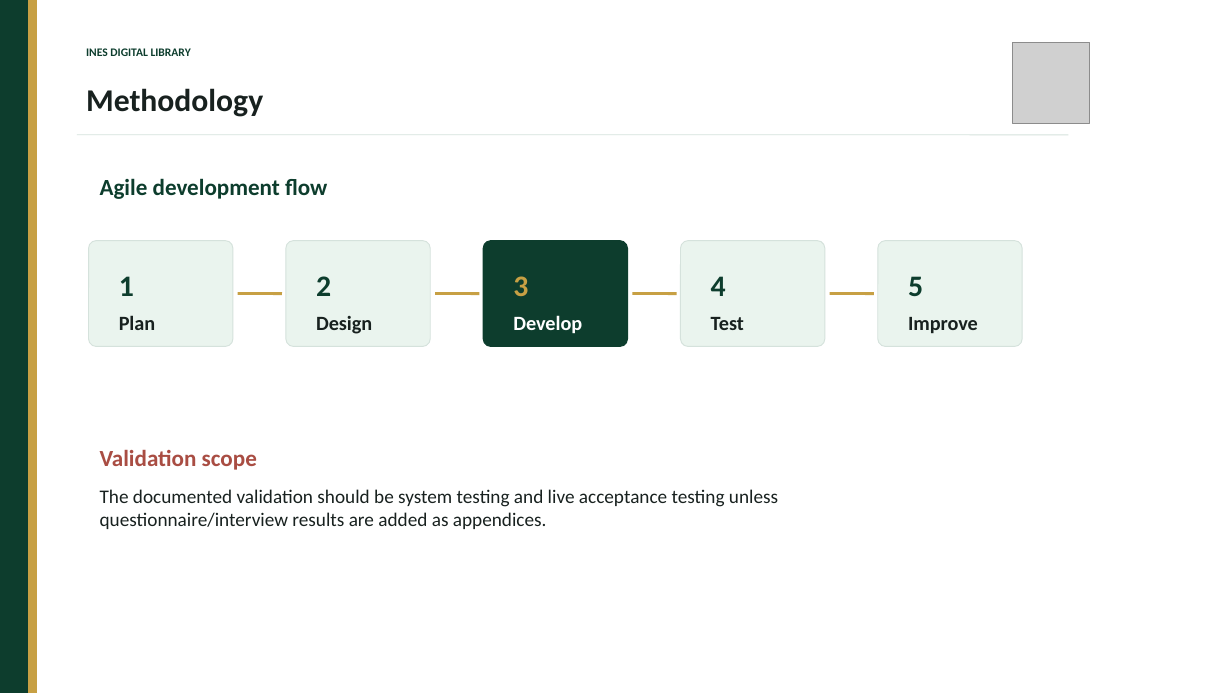
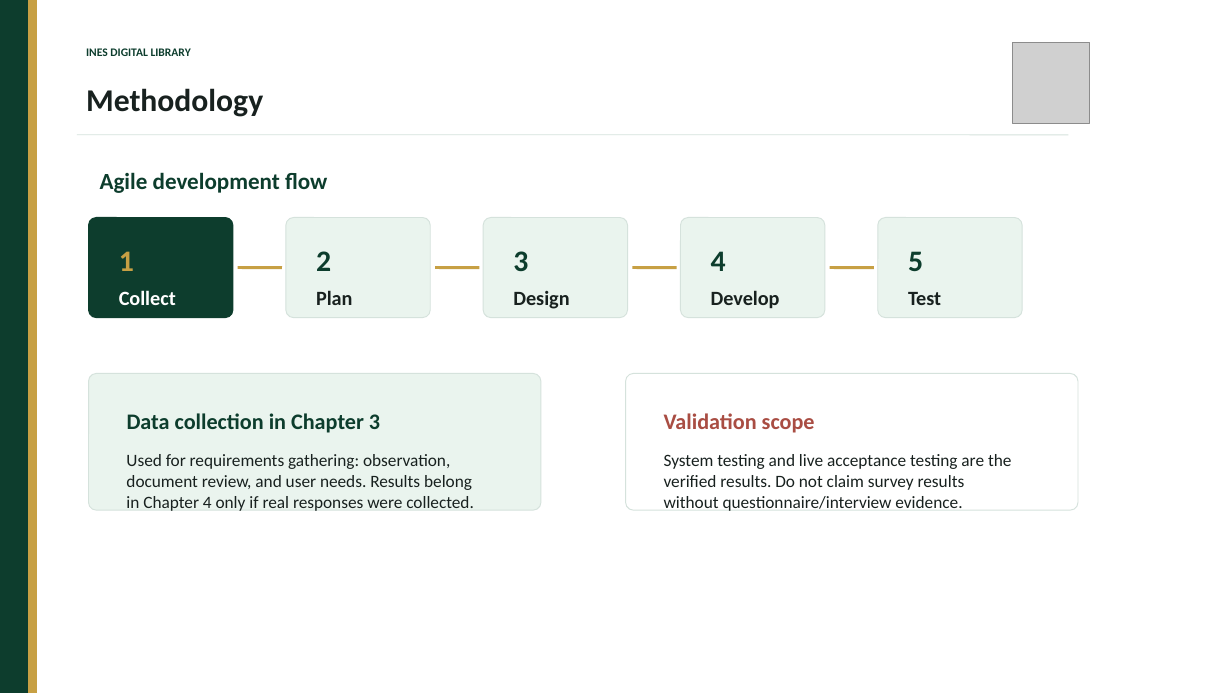
Before and after one commit to L1o2u3a4n3g2e1/ines-intelligent-library, a slide deck: slide 7 of docs/INES_Digital_Library_Defense_Presentation_IRUMVA_Style.pptx. Drawn at 1232x693 pixels with LibreOffice and Linux fonts; fonts in the diff are those of the drawing; grey boxes stand for pictures. Boxes give left, top, right and bottom in pixels: in the first picture for what was removed or moved away, otherwise in the second. Text is boxed around its words. In the diff, an @@ line names an element or a change of style, - is before the commit and + after.

Commit message:
Align defense presentation with final dissertation

```diff
--- a/docs/INES_Digital_Library_Defense_Presentation_IRUMVA_Style.pptx
+++ b/docs/INES_Digital_Library_Defense_Presentation_IRUMVA_Style.pptx
@@ text "Agile development flow": place and size @@
-text "Agile development flow" at [100,178,327,199]
+text "Agile development flow" at [100,172,327,193]
@@ rounded rectangle: place and size @@
-rounded rectangle at [89,240,233,347]
+rounded rectangle at [89,217,233,317]
@@ rounded rectangle at [89,217,233,317]: fill #EAF4EE to #0D3D2D; outline #D5E2DC 0.75 pt to #0D3D2D 0.75 pt; proportions changed @@
@@ text "1" at [119,251,134,271]: text colour #0D3D2D to #C7A044 @@
@@ rounded rectangle: place and size @@
-rounded rectangle at [286,240,430,347]
+rounded rectangle at [286,217,430,317]
@@ rounded rectangle: place and size @@
-rounded rectangle at [483,240,628,347]
+rounded rectangle at [483,217,628,317]
@@ rounded rectangle at [483,217,628,317]: fill #0D3D2D to #EAF4EE; outline #0D3D2D 0.75 pt to #D5E2DC 0.75 pt; proportions changed @@
@@ text "3" at [513,251,528,271]: text colour #C7A044 to #0D3D2D @@
@@ rounded rectangle: place and size @@
-rounded rectangle at [680,240,824,347]
+rounded rectangle at [680,217,824,317]
@@ proportions changed in 3 elements at [286,217,430,317], [680,217,824,317], [878,217,1022,317] @@
@@ rounded rectangle: place and size @@
-rounded rectangle at [878,240,1022,347]
+rounded rectangle at [878,217,1022,317]
@@ 5 texts, 4 lines: place and size @@
-5 texts, 4 lines at [119,276,923,296]
+5 texts, 4 lines at [119,251,923,271]
@@ text added at [119,290,176,305], 15.8 pt, text #FFFFFF, bold @@
+Collect
@@ text "Plan": place and size @@
-text "Plan" at [119,315,155,330]
+text "Plan" at [316,290,352,305]
@@ text "Design": place and size @@
-text "Design" at [316,316,372,334]
+text "Design" at [513,291,569,309]
@@ text "Develop": place and size @@
-text "Develop" at [513,315,582,334]
+text "Develop" at [711,290,780,308]
@@ text "Develop" at [711,290,780,308]: text colour #FFFFFF to #18211F @@
@@ text "Test": place and size @@
-text "Test" at [711,317,744,330]
+text "Test" at [908,292,941,305]
@@ text removed at [908,317,978,333] @@
-Improve
@@ rounded rectangle added at [89,373,542,510], fill #EAF4EE, outline #D5E2DC 0.75 pt @@
@@ rounded rectangle added at [626,373,1079,510], fill #FFFFFF, outline #D5E2DC 0.75 pt @@
@@ text added at [127,413,380,433], 17.2 pt, text #0D3D2D, bold @@
+Data collection in Chapter 3
@@ text "Validation scope": place and size @@
-text "Validation scope" at [100,450,257,470]
+text "Validation scope" at [664,413,815,433]
@@ text "Validation scope" at [664,413,815,433]: size 18 to 17.2 pt @@
@@ text added at [126,454,474,511], 13.5 pt, text #18211F @@
+Used for requirements gathering: observation, document review, and user needs. Results belong in Chapter 4 only if real responses were collected.
@@ text added at [664,454,1011,511], 13.5 pt, text #18211F @@
+System testing and live acceptance testing are the verified results. Do not claim survey results without questionnaire/interview evidence.
@@ text removed at [100,489,778,529] @@
-The documented validation should be system testing and live acceptance testing unless questionnaire/interview results are added as appendices.
```
Also in this commit, not shown: 1 other slide changed, 1 other file.
